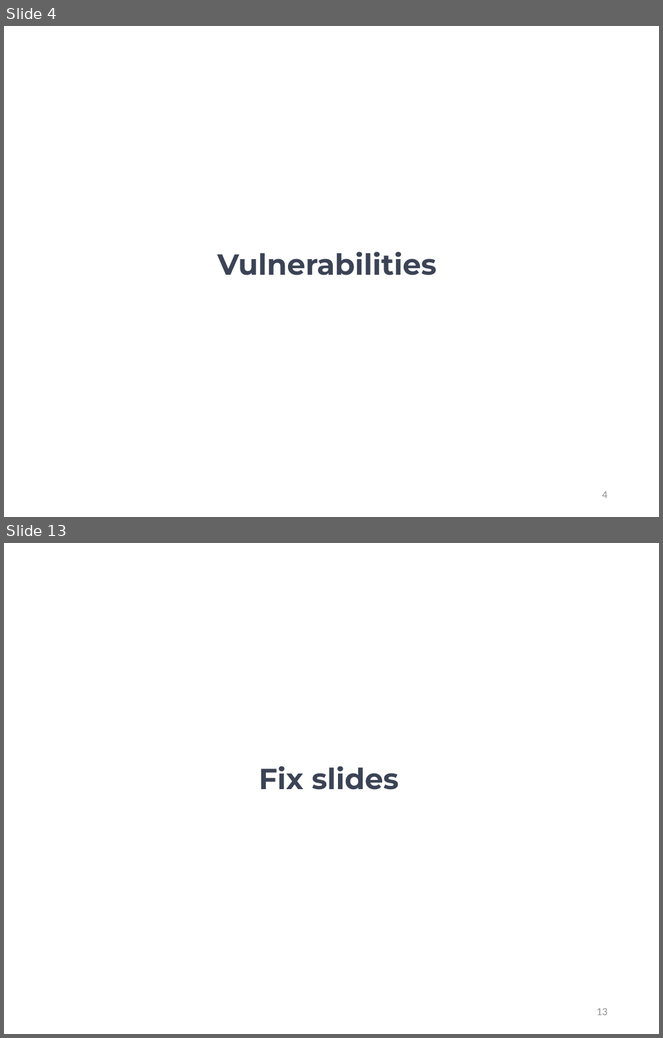
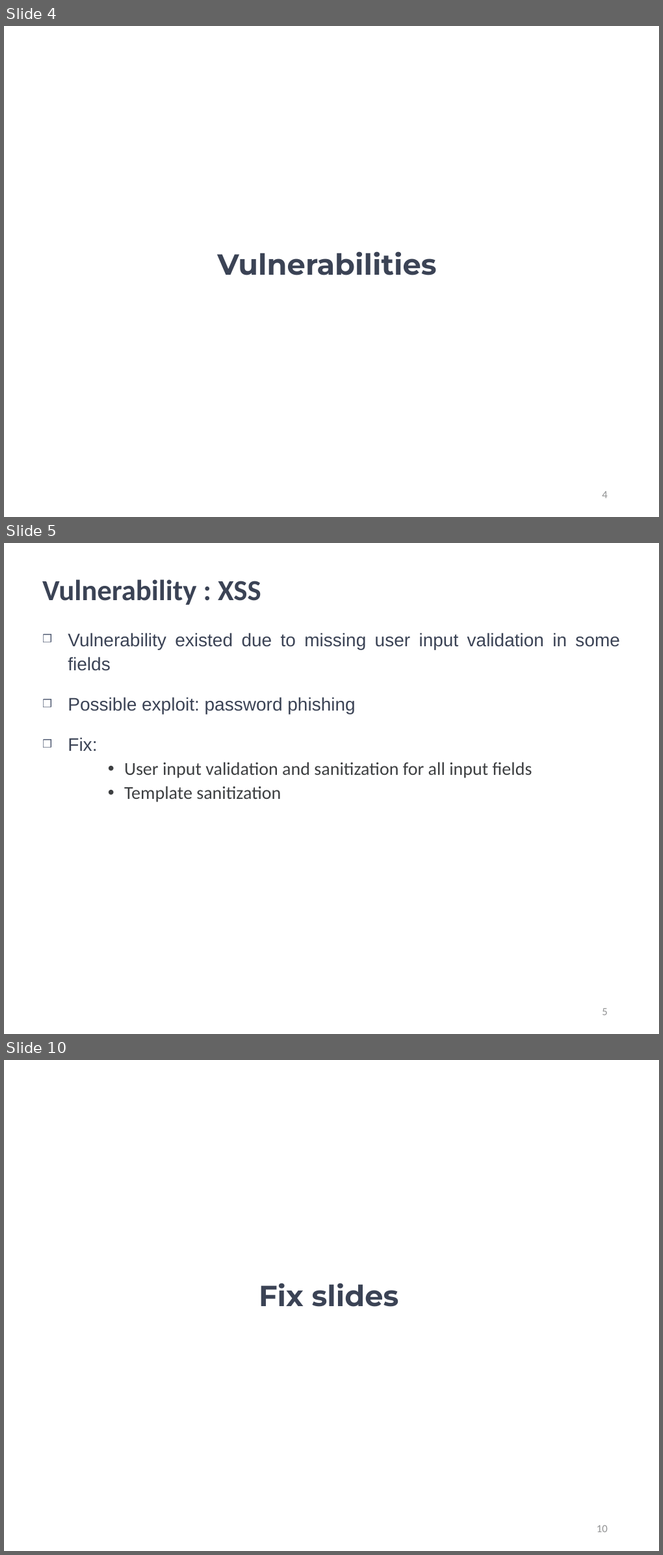
Before and after one commit to kwuerl/secure-coding-team-8, a slide deck: presentations/Phase3.ppt. Shown one above the other, each under a label of ours: slides 4 and 13 before the commit, slides 4, 5 and 10 after it; the slides between them are not shown. The pictures are 663x1038 and 663x1555 pixels, drawn with LibreOffice and Linux fonts; fonts in the diff are those of the drawing; background and template pictures are left out. Boxes give left, top, right and bottom in pixels: in the first picture for what was removed or moved away, otherwise in the second. Text is boxed around its words. In the diff, an @@ line names an element or a change of style, - is before the commit and + after.

```diff
--- a/presentations/Phase3.ppt
+++ b/presentations/Phase3.ppt
@@ slide 5 added at <box>4,543,659,1034</box>, background picture (left out) @@
@@ title added at <box>42,579,261,605</box>, 32 pt, text #3B4355, bold @@
+Vulnerability : XSS
@@ text added at <box>68,633,620,802</box>, 20 pt, text #3B4355 @@
+❒ Vulnerability existed due to missing user input validation in some fields
+❒ Possible exploit: password phishing
+❒ Fix:
+    • User input validation and sanitization for all input fields
+    • Template sanitization
@@ page number added at <box>602,1008,607,1016</box>, 12 pt, text #919293 @@
+5
@@ what was slide 13 is now slide 10 @@
@@ page number at <box>597,1525,608,1533</box>: text changed @@
-13
+10
```
Also in this commit, not shown: 3 slides changed, 2 other slides added, 6 slides removed.
